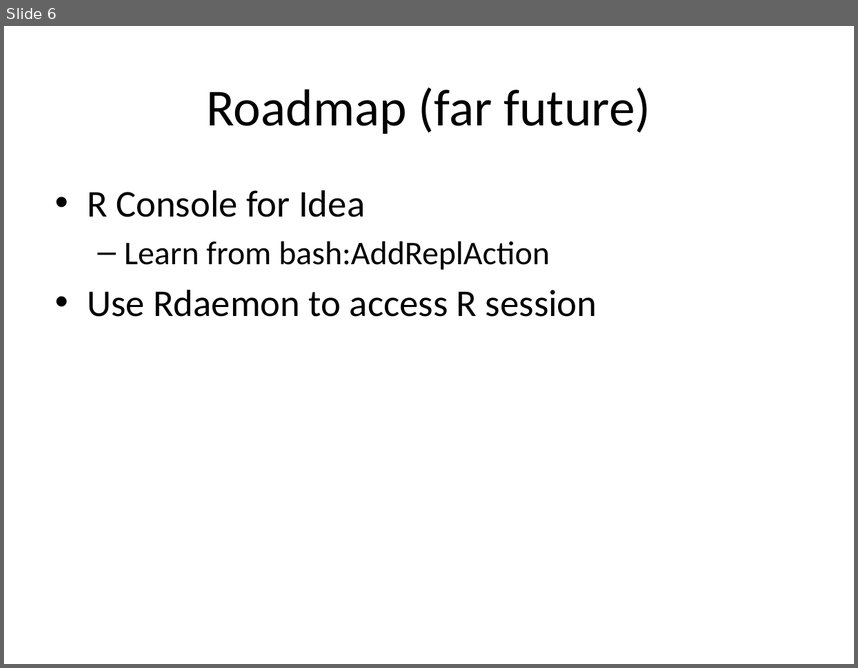
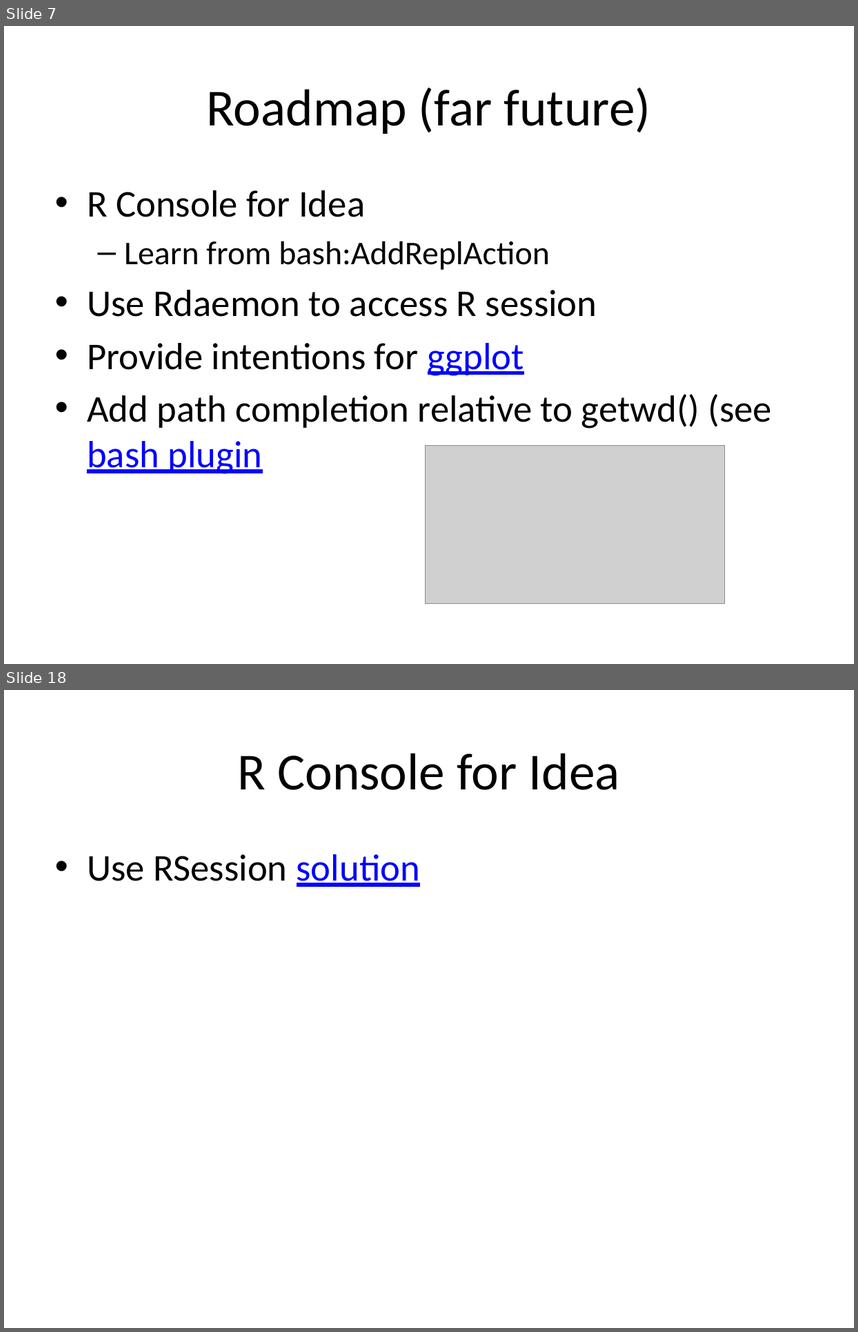
Before and after one commit to holgerbrandl/r4intellij, a slide deck: R4Intellij.pptx. Shown one above the other, each under a label of ours: slide 6 before the commit, slides 7 and 18 after it; the slides between them are not shown. The pictures are 858x668 and 858x1332 pixels, drawn with LibreOffice and Linux fonts; fonts in the diff are those of the drawing; grey boxes stand for pictures. Boxes give left, top, right and bottom in pixels: in the first picture for what was removed or moved away, otherwise in the second. Text is boxed around its words. In the diff, an @@ line names an element or a change of style, - is before the commit and + after.

```diff
--- a/R4Intellij.pptx
+++ b/R4Intellij.pptx
@@ slide 18 added at [4, 690, 854, 1328], background #FFFFFF @@
@@ title added at [237, 753, 620, 790], 44 pt, text #000000 @@
+R Console for Idea
@@ text added at [87, 854, 421, 887], 32 pt, text #000000 @@
+• Use RSession solution
@@ what was slide 6 is now slide 7 @@
@@ slide 7 changed as well @@
@@ text at [87, 343, 772, 474]: paragraphs added @@
+• Provide intentions for ggplot
+• Add path completion relative to getwd() (see bash plugin
@@ picture added at [425, 445, 725, 604] @@
```
Also in this commit, not shown: 1 other slide changed, 12 other slides added, 4 other files.
